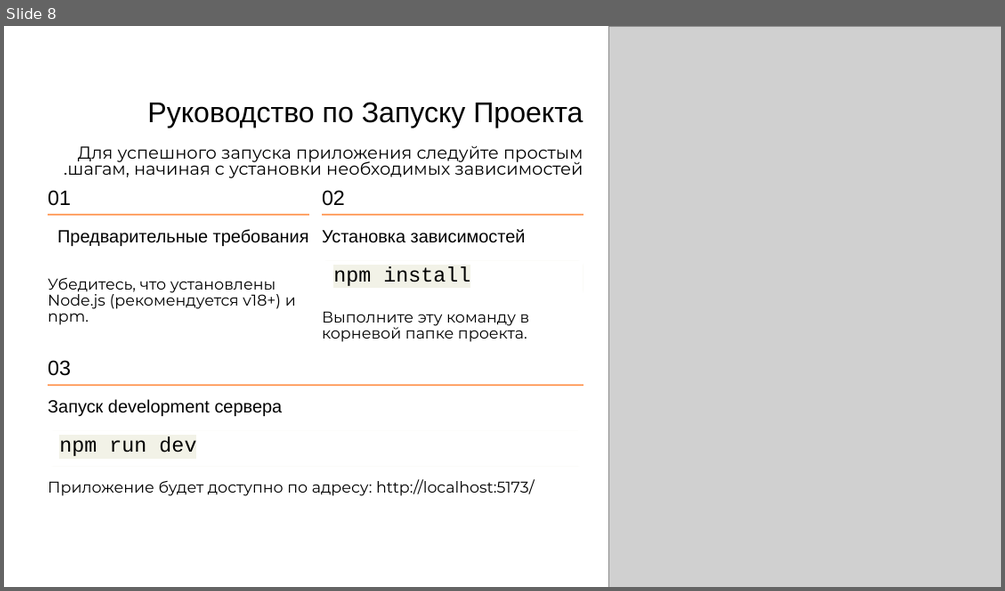
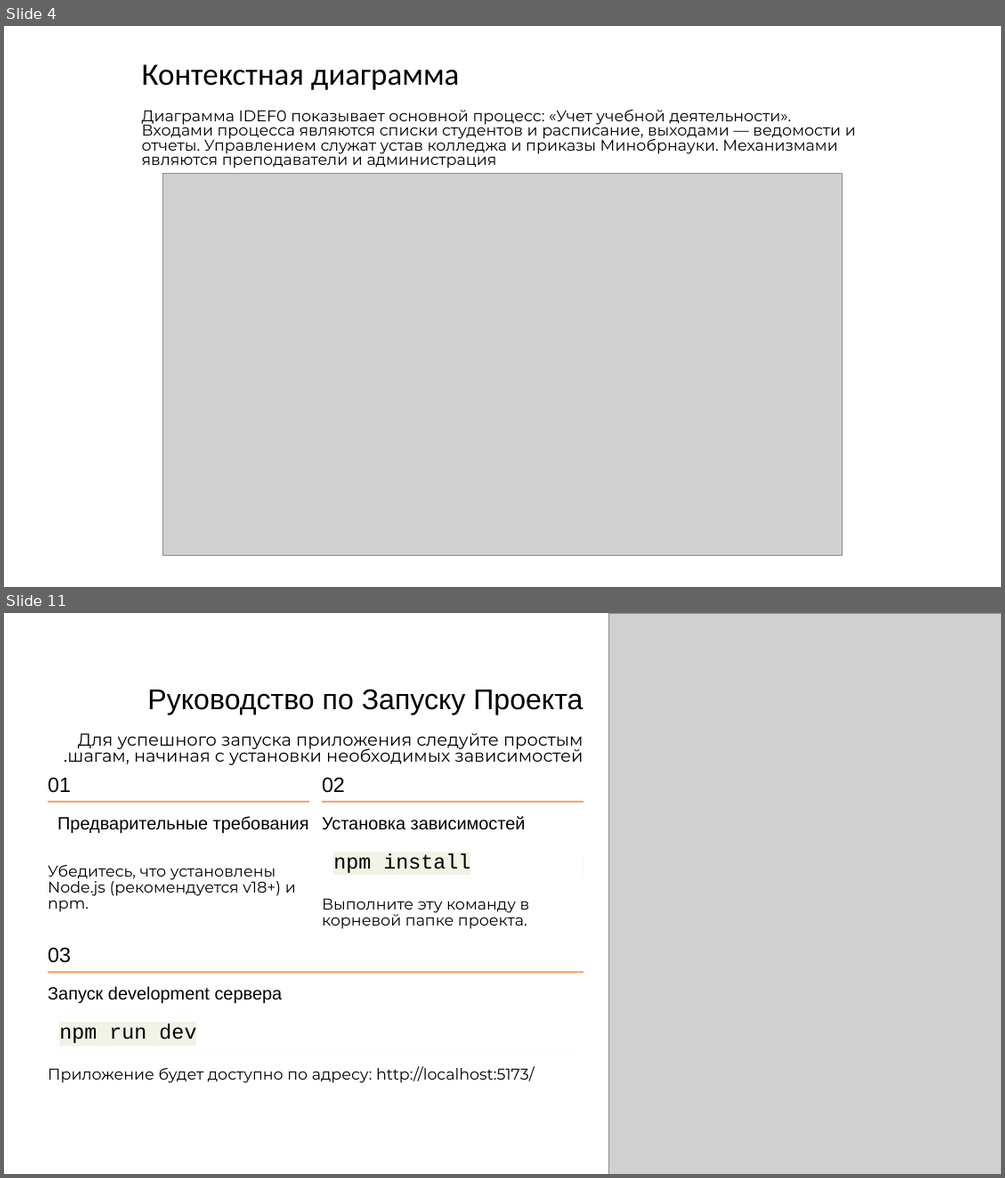
Before and after one commit to tiodio324/ClassSchedule-13, a slide deck: 492 ВКР Смирнов Никита.pptx. Shown one above the other, each under a label of ours: slide 8 before the commit, slides 4 and 11 after it; the slides between them are not shown. The pictures are 1005x591 and 1005x1178 pixels, drawn with LibreOffice and Linux fonts; fonts in the diff are those of the drawing; grey boxes stand for pictures. Boxes give left, top, right and bottom in pixels: in the first picture for what was removed or moved away, otherwise in the second. Text is boxed around its words. In the diff, an @@ line names an element or a change of style, - is before the commit and + after.

Commit message:
ВКР на 100% (добавление диаграмм в презентацию)

```diff
--- a/492 ВКР Смирнов Никита.pptx
+++ b/492 ВКР Смирнов Никита.pptx
@@ slide 4 added at box(4, 26, 1001, 587), background #FFFFFF @@
@@ text added at box(142, 64, 459, 90), 36 pt, text #000000 @@
+Контекстная диаграмма
@@ text added at box(142, 110, 856, 168), 18 pt, text #000000 @@
+Диаграмма IDEF0 показывает основной процесс: «Учет учебной деятельности». Входами процесса являются списки студентов и расписание, выходами — ведомости и отчеты. Управлением служат устав колледжа и приказы Минобрнауки. Механизмами являются преподаватели и администрация
@@ picture added at box(162, 173, 842, 555) @@
@@ what was slide 8 is now slide 11 @@
```
Also in this commit, not shown: 7 slides changed, 3 other slides added, 2 slides removed, 1 other file.
